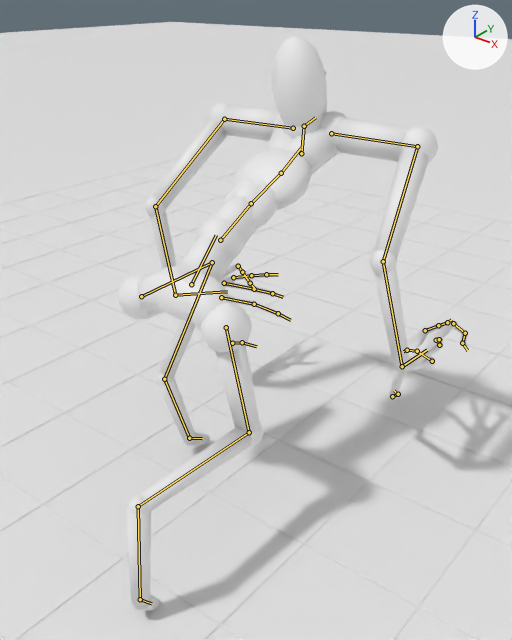
An edit to the Blender file tools/level1_entity/out/blend/entity_motion.blend, drawn before and after from the same camera.
The view is the same before and after, from a 50 mm lens placed at (6.78, -7.19, 0.09), pointed at (0.21, 1.03, -5.0). Arrows for +X, +Y and +Z are at upper right; the lights stay in place. The picture after the commit comes second. Both versions are drawn at frame 12 of the action 'Lunge_Flight'; the numbers are the values there. The bones that change, and the others that lie on the model, are drawn over the model as lines.

Names of what the first picture shows: 'Entity_Capsule_Preview_NOT_REAL_MESH', 'FLOOR_UP_REFERENCE', 'Floor_grid_2_studs'.
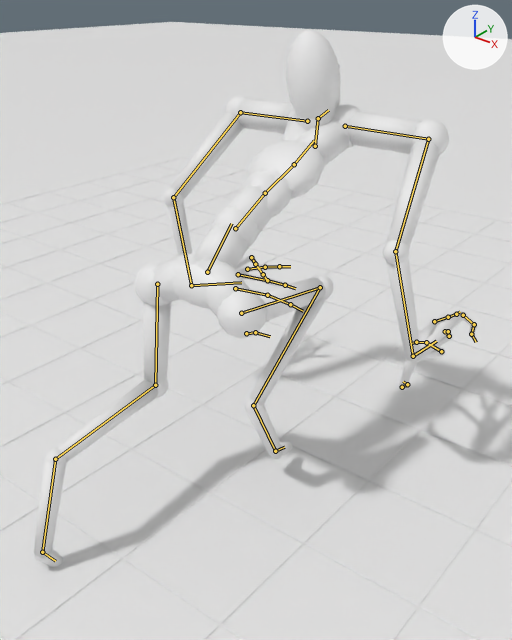
What the commit changed:
Bone 'Hips' (bone_hips) moves from (0.12, -1.29, -0.42) to (0.22, -1.17, -0.76).
Bone 'RightUpLeg' (bone_rightupleg) turns from (35, -10, 0) to (117, -3, 13) degrees about its own x, y and z.
Bone 'RightLeg' (bone_rightleg) turns from (-71, 10, 15) to (-102, 19, 15) degrees about its own x, y and z.
Bone 'RightFoot' (bone_rightfoot) turns from (27, -10, -14) to (8, -11, -18) degrees about its own x, y and z.
Bone 'LeftUpLeg' (bone_leftupleg) turns from (122, 3, -4) to (22, 15, -13) degrees about its own x, y and z.
Bone 'LeftLeg' (bone_leftleg) turns from (-101, -18, -15) to (-55, -7, -13) degrees about its own x, y and z.
Bone 'LeftFoot' (bone_leftfoot) turns from (-7, 3, 11) to (10, 6, 25) degrees about its own x, y and z.
Bone 'Spine' (bone_spine) turns from (-3, 1, 1) to (-3, 0, 0) degrees about its own x, y and z.
Bone 'RightArm' (bone_rightarm) turns from (17, 9, 20) to (18, 8, 19) degrees about its own x, y and z.
Bone 'LeftArm' (bone_leftarm) turns from (19, -7, -18) to (19, -8, -20) degrees about its own x, y and z.

What differs and where, as boxes (x1, y1, x2, y2) in the pictures (512 x 640 px):
'Entity_Capsule_Preview_NOT_REAL_MESH', posed (26% wider, 7% shorter): before (118, 35, 469, 611); after (34, 29, 477, 567)
bone 'Hips', root to tip: before (191, 284) to (216, 235); after (207, 272) to (231, 223)
bone 'RightUpLeg', root to tip: before (226, 327) to (249, 432); after (241, 313) to (320, 287)
bone 'RightLeg', root to tip: before (249, 432) to (138, 506); after (320, 287) to (253, 405)
bone 'RightFoot', root to tip: before (138, 506) to (140, 599); after (253, 405) to (275, 451)
bone 'LeftUpLeg', root to tip: before (141, 296) to (212, 262); after (157, 284) to (155, 385)
bone 'LeftLeg', root to tip: before (212, 262) to (164, 379); after (155, 385) to (55, 459)
bone 'LeftFoot', root to tip: before (164, 379) to (189, 438); after (55, 459) to (42, 552)
bone 'Spine', root to tip: before (281, 173) to (300, 148); after (294, 164) to (314, 140)
bone 'RightArm', root to tip: before (417, 146) to (383, 261); after (428, 139) to (395, 251)
bone 'LeftArm', root to tip: before (224, 119) to (155, 206); after (240, 112) to (173, 197)
